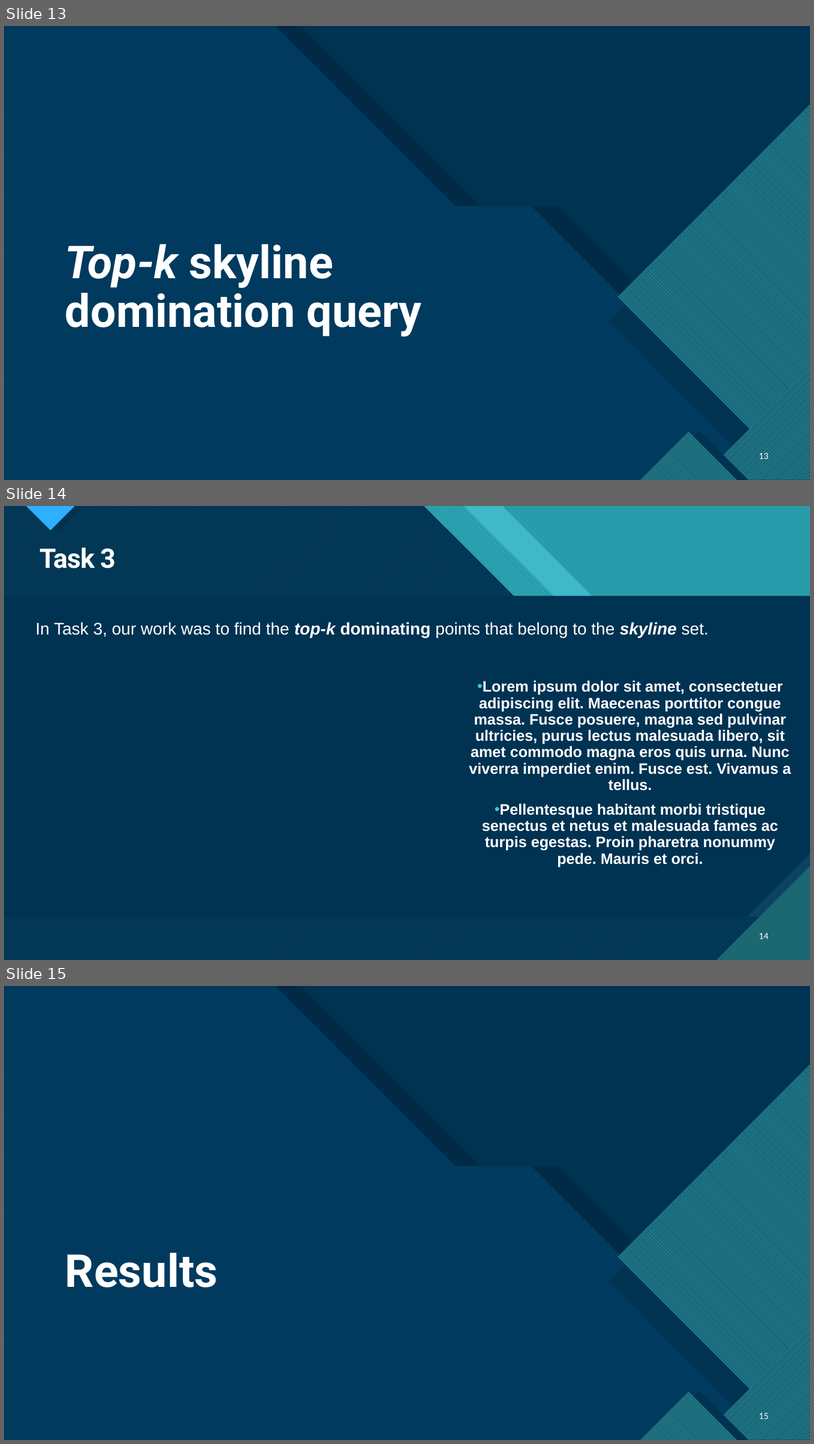
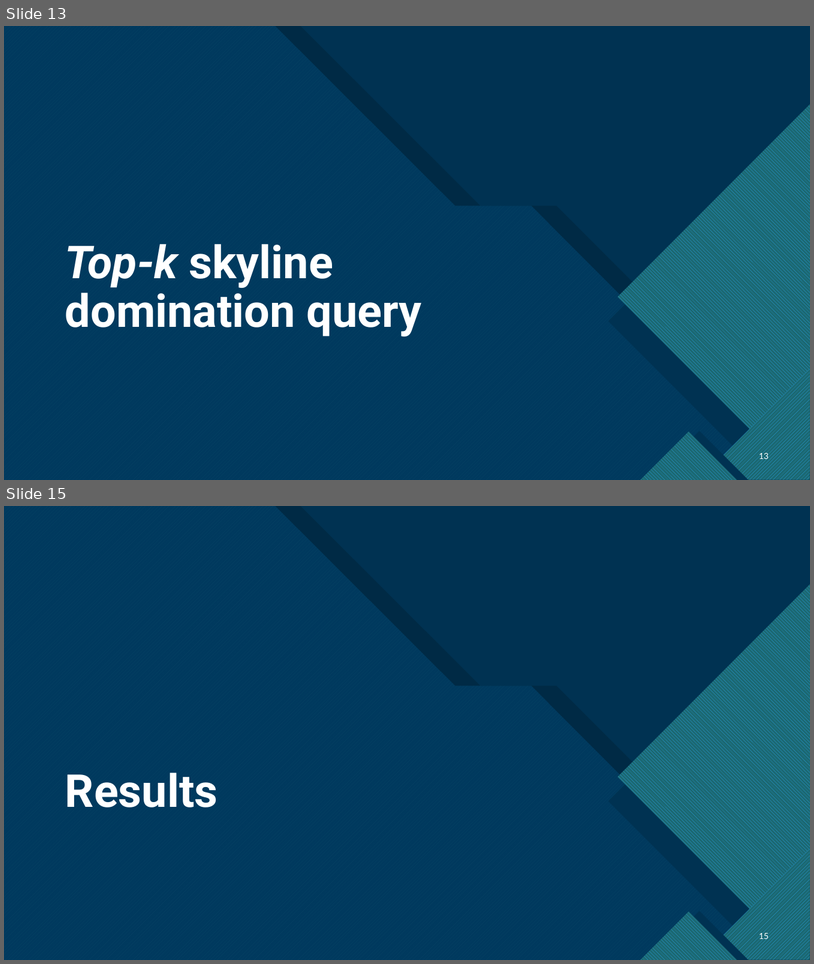
Before and after one commit to MnAppsNet/DominanceQueries, a slide deck: reports/report_presentation.pptx. Shown one above the other, each under a label of ours: slides 13, 14 and 15 before the commit, slides 13 and 15 after it; the slides between them are not shown. The pictures are 814x1444 and 814x964 pixels, drawn with LibreOffice and Linux fonts; fonts in the diff are those of the drawing; background and template pictures are left out; a plain dark background stands for a picture behind light text. Boxes give left, top, right and bottom in pixels: in the first picture for what was removed or moved away, otherwise in the second. Text is boxed around its words. In the diff, an @@ line names an element or a change of style, - is before the commit and + after.

```diff
--- a/reports/report_presentation.pptx
+++ b/reports/report_presentation.pptx
@@ slide 14 removed at [4, 506, 810, 960], background picture (left out); not listed: 13 template elements that a slide beside it also shows @@
@@ rectangle removed at [4, 506, 810, 960] @@
@@ rectangle removed at [4, 506, 810, 960] @@
@@ freeform shape removed at [4, 506, 810, 960] @@
@@ freeform shape removed at [4, 506, 810, 960] @@
@@ freeform shape removed at [4, 506, 810, 960] @@
@@ title removed at [39, 547, 116, 568] @@
-Task 3
@@ text removed at [36, 622, 709, 637] @@
-In Task 3, our work was to find the top-k dominating points that belong to the skyline set.
@@ text removed at [469, 680, 791, 867] @@
-• Lorem ipsum dolor sit amet, consectetuer adipiscing elit. Maecenas porttitor congue massa. Fusce posuere, magna sed pulvinar ultricies, purus lectus malesuada libero, sit amet commodo magna eros quis urna. Nunc viverra imperdiet enim. Fusce est. Vivamus a tellus.
-• Pellentesque habitant morbi tristique senectus et netus et malesuada fames ac turpis egestas. Proin pharetra nonummy pede. Mauris et orci.
@@ page number removed at [759, 933, 769, 939] @@
-14
```
Also in this commit, not shown: 5 slides changed, 2 slides added, 1 other slide removed, 4 other files.
